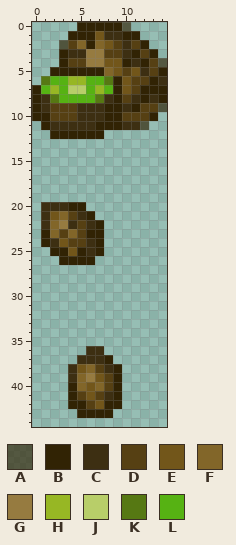
Two states of a pixel-art sprite, Sources/Modules/FoodModule/Items/ModFood/KiwiFruit.png. This is how it looked before the edit.
The file is 30x90 pixels, drawn in blocks of 2x2; one block is one cell here.
Palette (. is transparent): A #312304a7  B #312304  C #3d2f12  D #564013  E #72561a  F #826629  G #967b40  H #97b724  J #b8ce69  K #567813  L #56b213
Pixels before, first column x 0:
 0 .....BBBBBA....
 1 ....BBBECCBB...
 2 ...ADFBFEDCDB..
 3 ...BCCGGDDCBDB.
 4 ...BDDGGEEBCBDA
 5 ..BBBBBBFEDECDB
 6 .KLLHHLLKBEDDBC
 7 BLHLJJLHLBEDBBB
 8 BCKLLLLKCBDCBCB
 9 BCDDDCCCBBCBDDA
10 BBDDDCCCBBDDDB.
11 .BCCCCCBBBCCA..
12 ..BBBBBB.......
13 ...............
14 ...............
15 ...............
16 ...............
17 ...............
18 ...............
19 ...............
20 .CCCBB.........
21 .CEFDCB........
22 .CFGCDCB.......
23 .BFDFDBB.......
24 .BCEDDCB.......
25 ..BBEBCB.......
26 ...BBBB........
27 ...............
28 ...............
29 ...............
30 ...............
31 ...............
32 ...............
33 ...............
34 ...............
35 ...............
36 ......CC.......
37 .....CCCB......
38 ....CEFDCB.....
39 ....CFGEDB.....
40 ....BFEFDB.....
41 ....BDEDCB.....
42 ....BBDEBB.....
43 .....BBBB......
The same view after the edit:
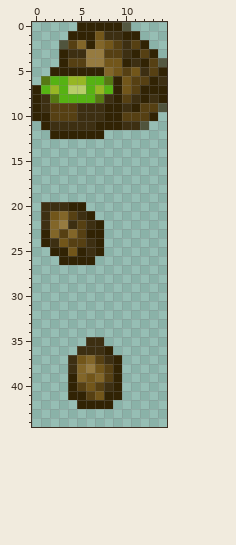
The exact change:
{"y":35,"x":6,"old":"..","new":"CC"}
{"y":36,"x":5,"old":".","new":"C"}
{"y":36,"x":8,"old":".","new":"B"}
{"y":37,"x":4,"old":".CCCB.","new":"CEFDCB"}
{"y":38,"x":5,"old":"EFDC","new":"FGED"}
{"y":39,"x":4,"old":"C","new":"B"}
{"y":39,"x":6,"old":"GE","new":"EF"}
{"y":40,"x":5,"old":"F","new":"D"}
{"y":40,"x":7,"old":"FD","new":"DC"}
{"y":41,"x":5,"old":"DEDC","new":"BDEB"}
{"y":42,"x":4,"old":"B","new":"."}
{"y":42,"x":6,"old":"DE","new":"BB"}
{"y":42,"x":9,"old":"B","new":"."}
{"y":43,"x":5,"old":"BBBB","new":"...."}
{"label":"changed","picture_box":[68,337,122,418]}
